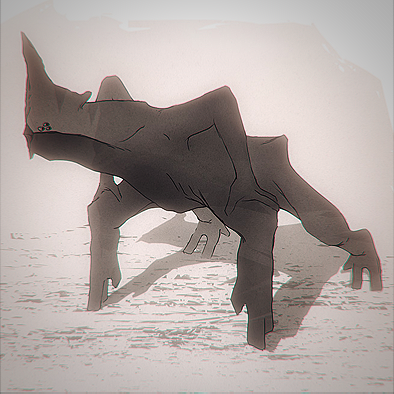
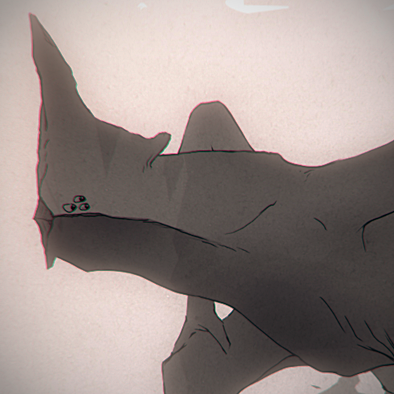
Layers edited between the first and the second 394×394 image:
painted on "Sharpen" over [0, 0, 394, 394]
painted on "Base" over [0, 0, 394, 394]
